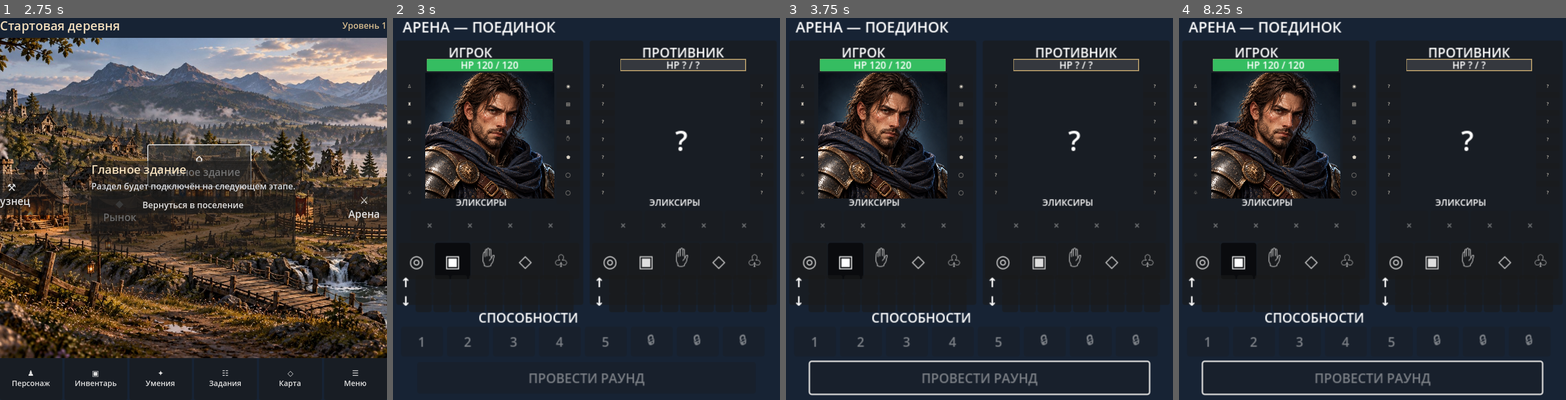
Above: before the commit, frames 1-4 (left to right).
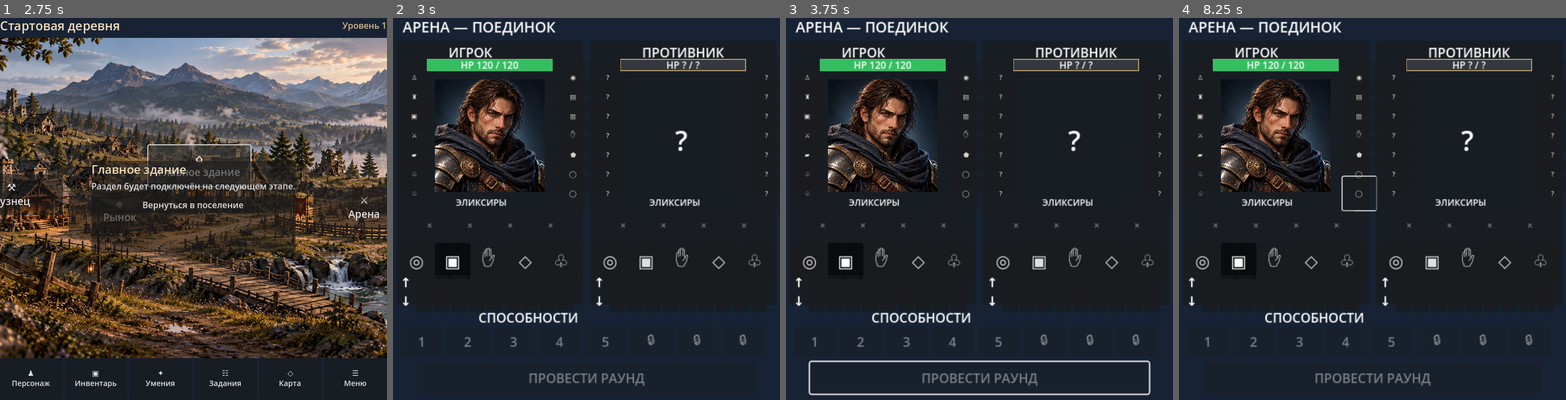
Above: after the commit, the same moments.

Repository: Archoniou1987/Battle-of-Artheon
Game: Godot game, scene res://scenes/main/main.tscn
Same seed, same stepped clock (60 frames per second), same inputs: the game is played once before the commit and once after it.
Inputs:
- Up to frame 1 (2.75 s): click "⚒ Кузнец" at 0.5 s; click "◆ Рынок" at 1.25 s; click "⌂ Главное здание" at 2 s
- Up to frame 2 (3 s): click "⚔ Арена" at 2.75 s
- Up to frame 3 (3.75 s): click "♟ Персонаж" at 3.5 s
- Up to frame 4 (8.25 s): click "▣ Инвентарь" at 4.25 s; click "✦ Умения" at 5 s; click "☷ Задания" at 5.75 s; click "◇ Карта" at 6.5 s; click "☰ Меню" at 7.25 s; click "Вернуться в поселение" at 8 s

Frame 1 is identical in both runs. In frame 2, 5.4% of the frame differs, in the area x 3-97%, y 14-48%; in frame 3, 5.4%; in frame 4, 6.7%, in the area x 3-97%, y 14-99%.

Commit message:
Resize arena portraits and enlarge equipment icons by 42 percent

Diff:
--- a/ui/arena/arena_screen.gd
+++ b/ui/arena/arena_screen.gd
@@ -170,8 +170,8 @@
 	name_label.position = Vector2(65, 3)
 	inner.add_child(name_label)
 	var portrait := TextureRect.new()
-	portrait.position = Vector2(36, 40)
-	portrait.custom_minimum_size = Vector2(160, 156)
+	portrait.position = Vector2(48, 48)
+	portrait.custom_minimum_size = Vector2(136, 140)
 	portrait.expand_mode = TextureRect.EXPAND_IGNORE_SIZE
 	portrait.stretch_mode = TextureRect.STRETCH_KEEP_ASPECT_COVERED
 	if is_player and ResourceLoader.exists(AVATAR_PATH):
@@ -197,9 +197,9 @@
 			var slot: String = slots[index]
 			var icon := ItemIcon.new()
 			icon.name = slot
-			icon.position = Vector2(2 if side == 0 else 199, 42 + index * 22)
+			icon.position = Vector2(2 if side == 0 else 199, 25 + index * 24)
 			icon.custom_minimum_size = Vector2(30, 30)
-			icon.scale = Vector2.ONE * 0.52
+			icon.scale = Vector2.ONE * 0.74
 			inner.add_child(icon)
 			if is_player:
 				player_slots[slot] = icon
